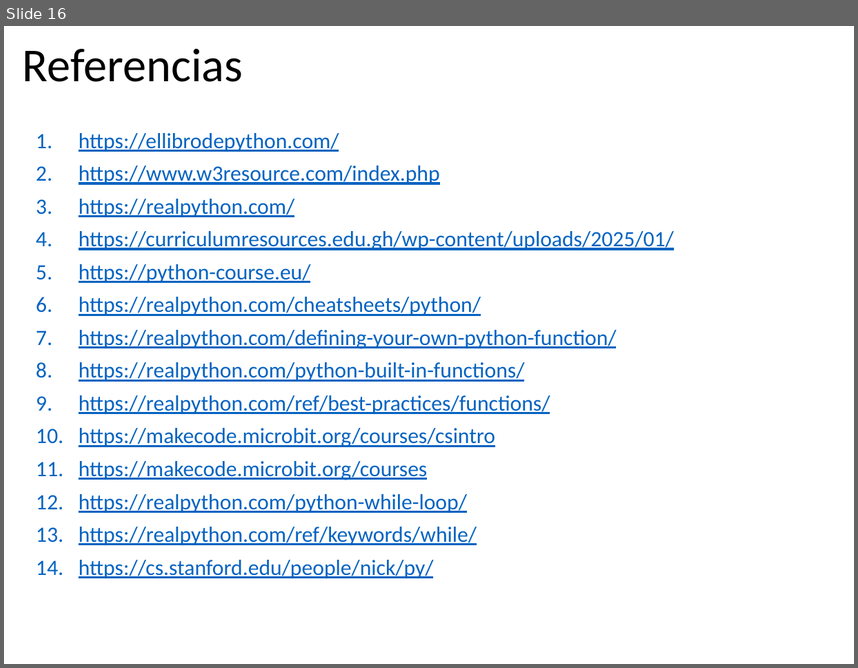
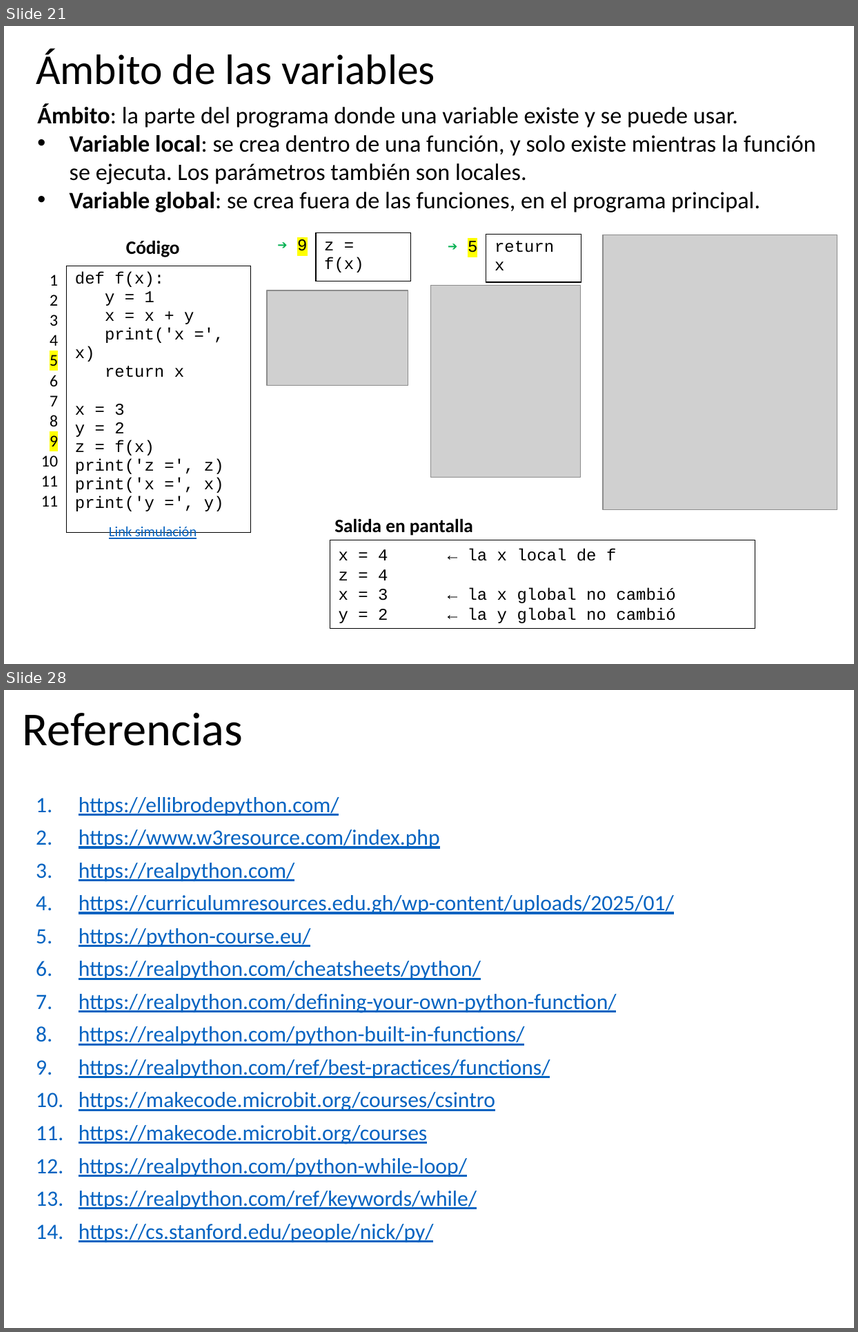
Before and after one commit to algoritmos-UdeA/logica1-20262, a slide deck: clases/10/teoria/clase-10.pptx. Shown one above the other, each under a label of ours: slide 16 before the commit, slides 21 and 28 after it; the slides between them are not shown. The pictures are 858x668 and 858x1332 pixels, drawn with LibreOffice and Linux fonts; fonts in the diff are those of the drawing; grey boxes stand for pictures. Boxes give left, top, right and bottom in pixels: in the first picture for what was removed or moved away, otherwise in the second. Text is boxed around its words. In the diff, an @@ line names an element or a change of style, - is before the commit and + after.

```diff
--- a/clases/10/teoria/clase-10.pptx
+++ b/clases/10/teoria/clase-10.pptx
@@ slide 21 added at (4,26,854,664), background #FFFFFF @@
@@ title added at (36,49,435,85), 36 pt, text #000000 @@
+Ámbito de las variables
@@ text added at (37,104,816,212), 20 pt, text #000000 @@
+Ámbito: la parte del programa donde una variable existe y se puede usar.
+• Variable local: se crea dentro de una función, y solo existe mientras la función se ejecuta. Los parámetros también son locales.
+• Variable global: se crea fuera de las funciones, en el programa principal.
@@ table added at (264,232,411,275), 1 rows, 2 columns @@
+➔ 9 | z = f(x)
@@ text added at (126,240,180,257), 16 pt, text #000000, bold @@
+Código
@@ table added at (425,234,582,273), 1 rows, 2 columns @@
+➔ 5 | return x
@@ picture added at (602,234,837,509) @@
@@ table added at (29,265,250,514), 1 rows, 2 columns @@
+1 / 2 / 3 / 4 / 5 / 6 / 7 / 8 / 9 / 10 / 11 / 11 | def f(x): / y = 1 / x = x + y / print('x =', x) / return x / x = 3 / y = 2 / z = f(x) / print('z =', z) / print('x =', x) / print('y =', y)
@@ picture added at (267,290,408,385) @@
@@ picture added at (430,285,580,477) @@
@@ text added at (335,518,473,535), 16 pt, text #000000, bold @@
+Salida en pantalla
@@ text added at (109,526,197,539), 12 pt, text #0563C1, underline @@
+Link simulación
@@ rectangle added at (330,539,755,628), outline #000000 0.75 pt, 14 pt, text #000000 @@
+x = 4 ← la x local de f
+z = 4
+x = 3 ← la x global no cambió
+y = 2 ← la y global no cambió
@@ what was slide 16 is now slide 28 @@
```
Also in this commit, not shown: 2 slides changed, 11 other slides added, 10 other files.
